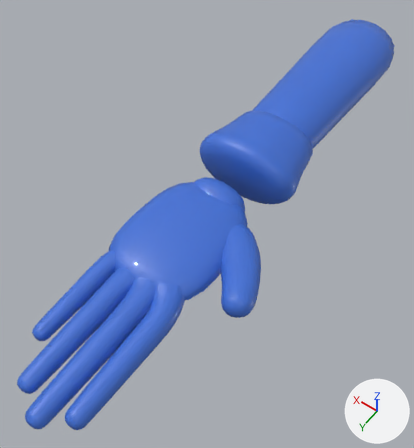
The glTF model assets/models/hand.glb: old version first, new version second.
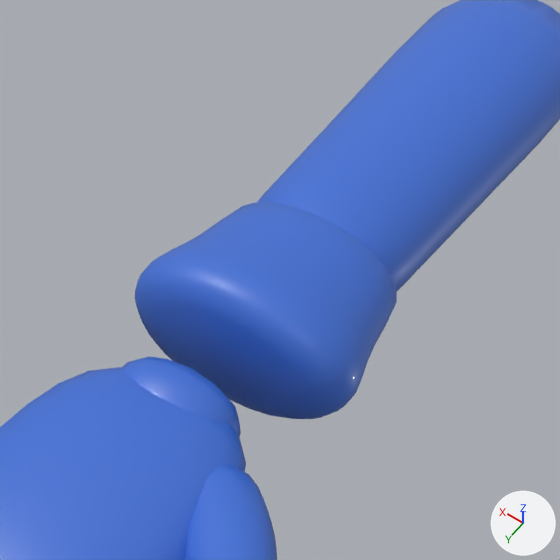
Each version is shown whole from a 50 mm camera at (-0.093, -0.124, 0.306) aimed at (0.055, -0.331, -0.019), then close up on the part from 34% to 93% of the width and 5% to 59% of the height. Every picture has the same lights, and +X, +Y and +Z are marked at lower right. The older version's two pictures come first. Vertices at exactly the same position are counted once.

In view in the first close-up: 'hand_glove'.
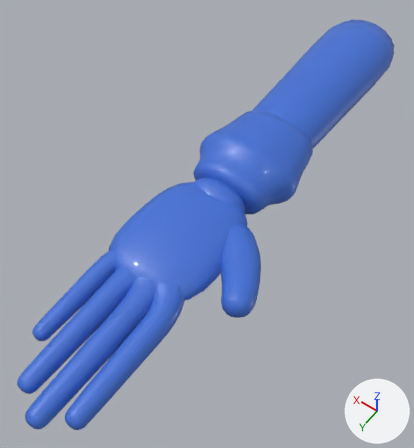
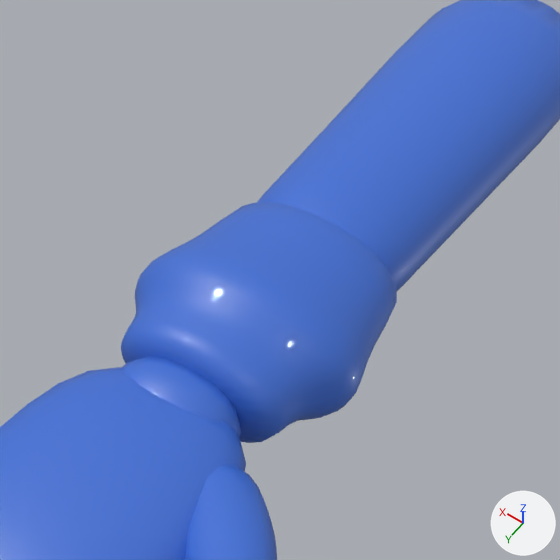
Pixel boxes [x1, y1, x2, y2] of what changed, in the close-ups (560 x 560 px):
part 1 of me_hand_skel, built on: before [135, 273, 339, 419]; after [121, 273, 339, 443]

What the commit changed:
me_hand_skel is used by ob_hand_glove; location (0.0, 0.0, 0.0).
me_hand_skel had 4231 vertices, 8368 faces and spanned x -0.016..0.093, y -0.588..-0.154, z -0.026..0.025.
me_hand_skel now has 4423 vertices, 8752 faces and spans x -0.016..0.093, y -0.588..-0.154, z -0.026..0.025.
me_hand_skel part 1: 30 vertices moved from x 0.018..0.088, y -0.369, z -0.021..0.021 to x 0.018..0.088, y -0.369, z -0.022..0.022; 49 vertices removed from x 0.025..0.081, y -0.368..-0.366, z -0.017..0.017; 241 vertices added at x 0.02..0.086, y -0.365..-0.346, z -0.02..0.02.
